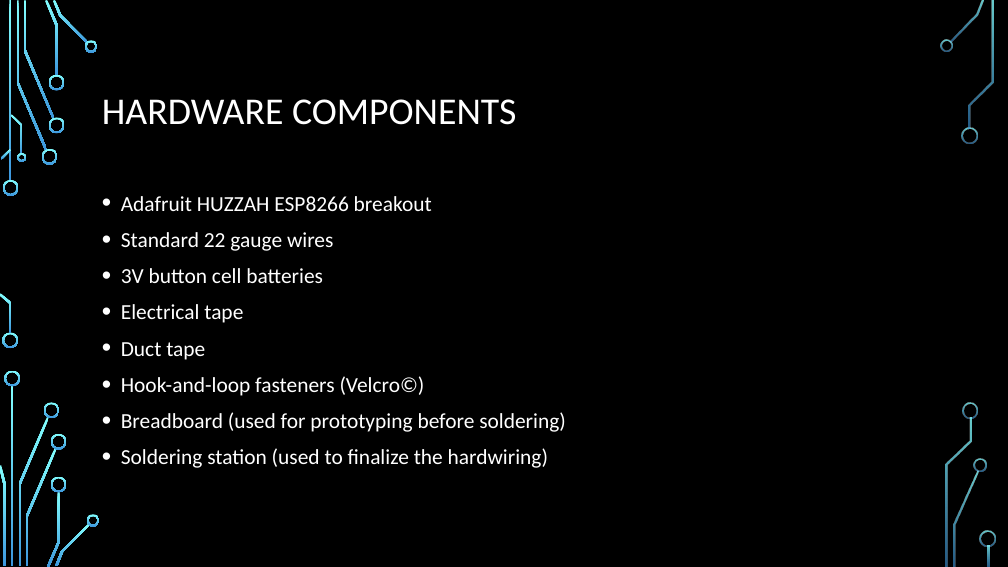
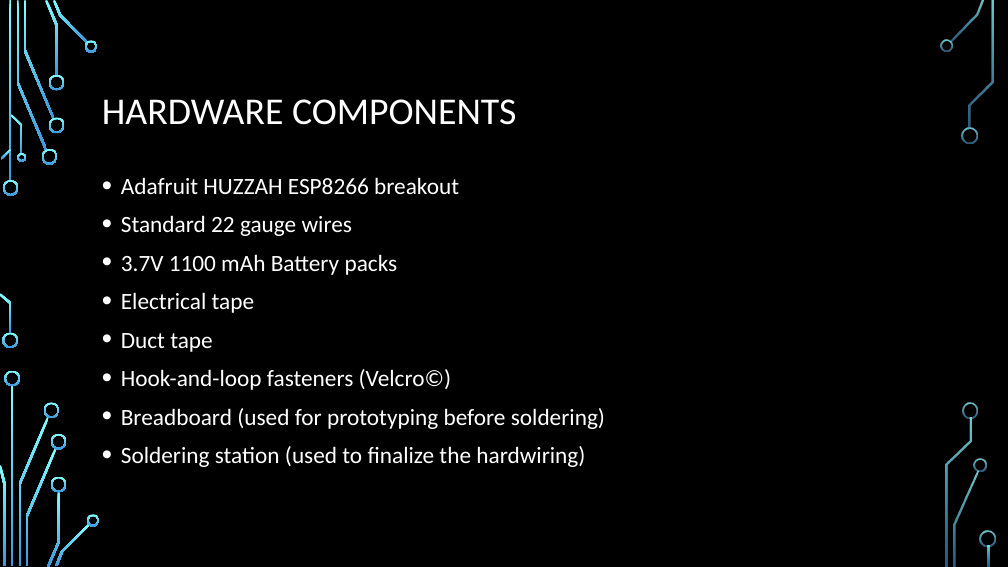
Before and after one commit to dontaylor6000/Group27_Tracker, a slide deck: slide 11 of Documentation/PDR.pptx (slide 10 before the commit). Drawn at 1008x567 pixels with LibreOffice and Linux fonts; fonts in the diff are those of the drawing; background and template pictures are left out. Boxes give left, top, right and bottom in pixels: in the first picture for what was removed or moved away, otherwise in the second. Text is boxed around its words. In the diff, an @@ line names an element or a change of style, - is before the commit and + after.

```diff
--- a/Documentation/PDR.pptx
+++ b/Documentation/PDR.pptx
@@ text "Adafruit HUZZAH ESP8266 breakout": place and size @@
-text "Adafruit HUZZAH ESP8266 breakout" at [121, 196, 566, 468]
+text "Adafruit HUZZAH ESP8266 breakout" at [121, 177, 605, 467]
@@ text at [121, 177, 605, 467]: size 20.4 to 22.2 pt in "Adafruit HUZZAH ESP8266 breakout", "Standard 22 gauge wires", "Electrical tape", "Duct tape" and 3 more places @@
@@ text at [121, 254, 398, 275]: text changed; size 20.4 to 22.2 pt @@
-• 3V button cell batteries
+• 3.7V 1100 mAh Battery packs
```
Also in this commit, not shown: 11 other slides changed, 9 slides added, 4 slides removed.
